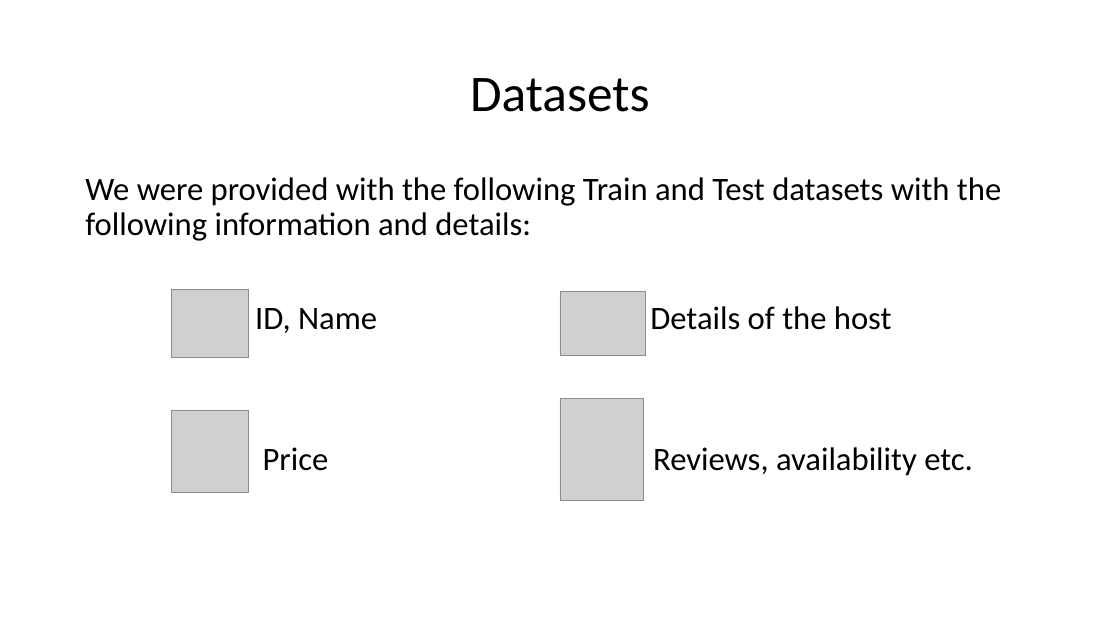
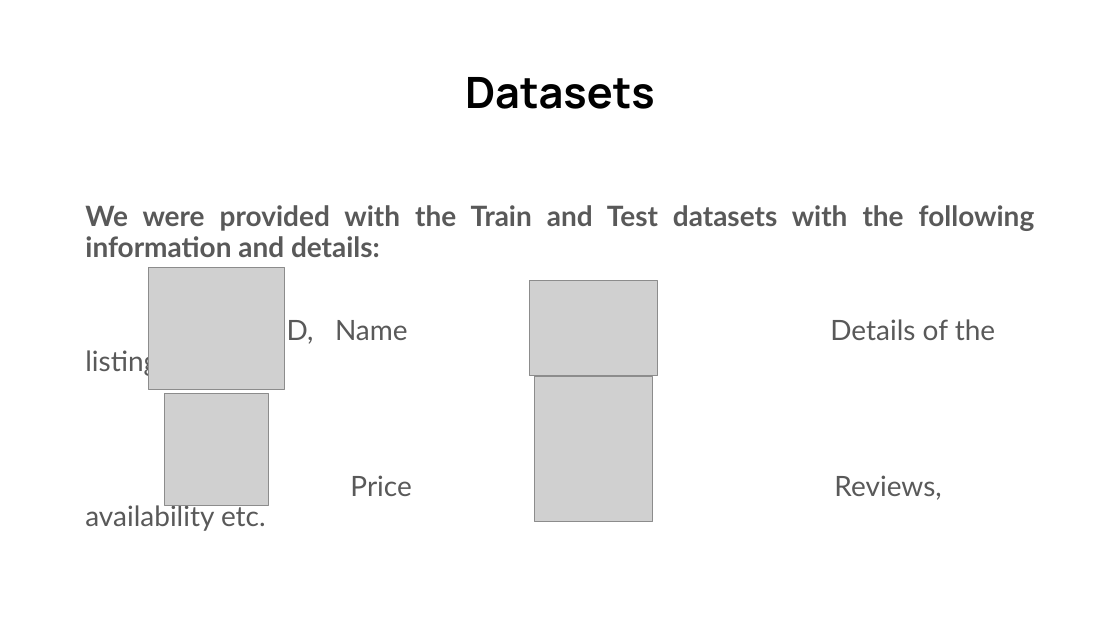
Before and after one commit to dashang/Stayze_Rent_Predicition_Hackathon, a slide deck: slide 3 of Dashang/ppt/STAYZE_final.pptx (slide 4 before the commit). Drawn at 1120x630 pixels with LibreOffice and Linux fonts; fonts in the diff are those of the drawing; grey boxes stand for pictures. Boxes give left, top, right and bottom in pixels: in the first picture for what was removed or moved away, otherwise in the second. Text is boxed around its words. In the diff, an @@ line names an element or a change of style, - is before the commit and + after.

```diff
--- a/Dashang/ppt/STAYZE_final.pptx
+++ b/Dashang/ppt/STAYZE_final.pptx
@@ title "Datasets" at (x1=465, y1=77, x2=655, y2=109): size 44 to 37 pt, font Calibri to Manrope, bold on @@
@@ text at (x1=85, y1=205, x2=1035, y2=346): text changed; size 28 to 24 pt; font Calibri to Lato; text colour #000000 to #595959; bold on @@
-We were provided with the following Train and Test datasets with the following information and details:
-ID, Name Details of the host
+We were provided with the Train and Test datasets with the following information and details:
+ID, Name Details of the listing
@@ picture resized from (x1=171, y1=289, x2=249, y2=358) to (x1=149, y1=267, x2=285, y2=389) @@
@@ picture resized from (x1=560, y1=292, x2=646, y2=355) to (x1=529, y1=281, x2=658, y2=376) @@
@@ picture resized from (x1=560, y1=399, x2=644, y2=501) to (x1=534, y1=377, x2=653, y2=522) @@
@@ picture resized from (x1=171, y1=410, x2=249, y2=492) to (x1=165, y1=393, x2=269, y2=505) @@
@@ text at (x1=834, y1=475, x2=941, y2=500): size 28 to 24 pt, font Calibri to Lato, text colour #000000 to #595959 in "Price Reviews, availability etc."; more space between paragraphs @@
```
Also in this commit, not shown: 5 other slides changed, 12 slides added, 12 slides removed, 8 other files.
